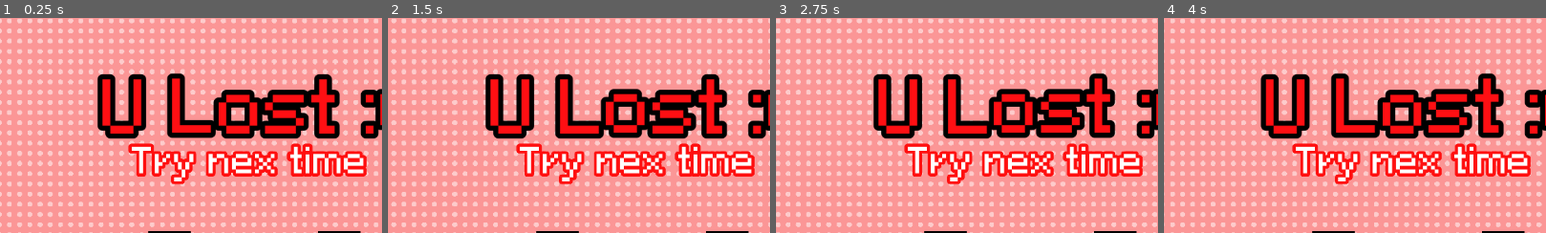
Above: before the commit, frames 1-4 (left to right).
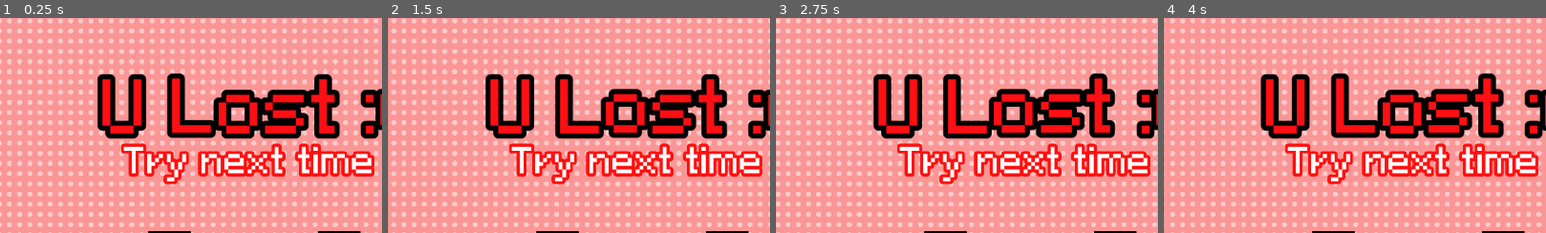
Above: after the commit, the same moments.

Repository: jezomc/JezoWare
Game: Godot game, scene res://scenes/lost_screen.tscn
Same seed, same stepped clock (60 frames per second), same inputs: the game is played once before the commit and once after it. This scene is started directly instead of the project's main scene.
Inputs (mouse positions are % of the whole screen's width and height, from its top left):
- Up to frame 1 (0.25 s): no input
- Up to frame 2 (1.5 s): tap Enter (ui_accept) at 0.5, 0.77 s; move the mouse to (72, 45) at 0.52 s; hold Right (ui_right) 0.53-1.25 s; tap Alt at 0.6 s; click (72, 45) at 0.67 s; drag from (30, 55) to (45, 70) at 1.27 s
- Up to frame 3 (2.75 s): move the mouse to (60, 28) at 2.02 s; hold Left (ui_left) from 2.03 s (still down); tap Alt at 2.1 s
- Up to frame 4 (4 s): release Left (ui_left) at 2.75 s; drag from (45, 70) to (20, 35) at 2.77 s; move the mouse to (80, 65) at 3.52 s; hold Right (ui_right) from 3.53 s (still down); tap Alt at 3.6 s; tap Enter (ui_accept) at 3.77 s
The pictures show only the part of the screen within x 17-67%, y 0-50%; the shares and areas given below are measured in that part.

The runs differ from the first frame. In frame 1, 5.7% of the frame differs, in the area x 31-98%, y 58-78%; in frame 2, 5.7%; in frame 3, 5.7%; in frame 4, 5.7%.

Commit message:
Update lost_screen.tscn

Diff:
--- a/JezoWare/scenes/lost_screen.tscn
+++ b/JezoWare/scenes/lost_screen.tscn
@@ -59,6 +59,6 @@
 theme_override_constants/outline_size = 36
 theme_override_fonts/normal_font = ExtResource("3_0nhqw")
 theme_override_font_sizes/normal_font_size = 105
-text = "Try nex time"
+text = "Try next time"
 scroll_active = false
 horizontal_alignment = 1
